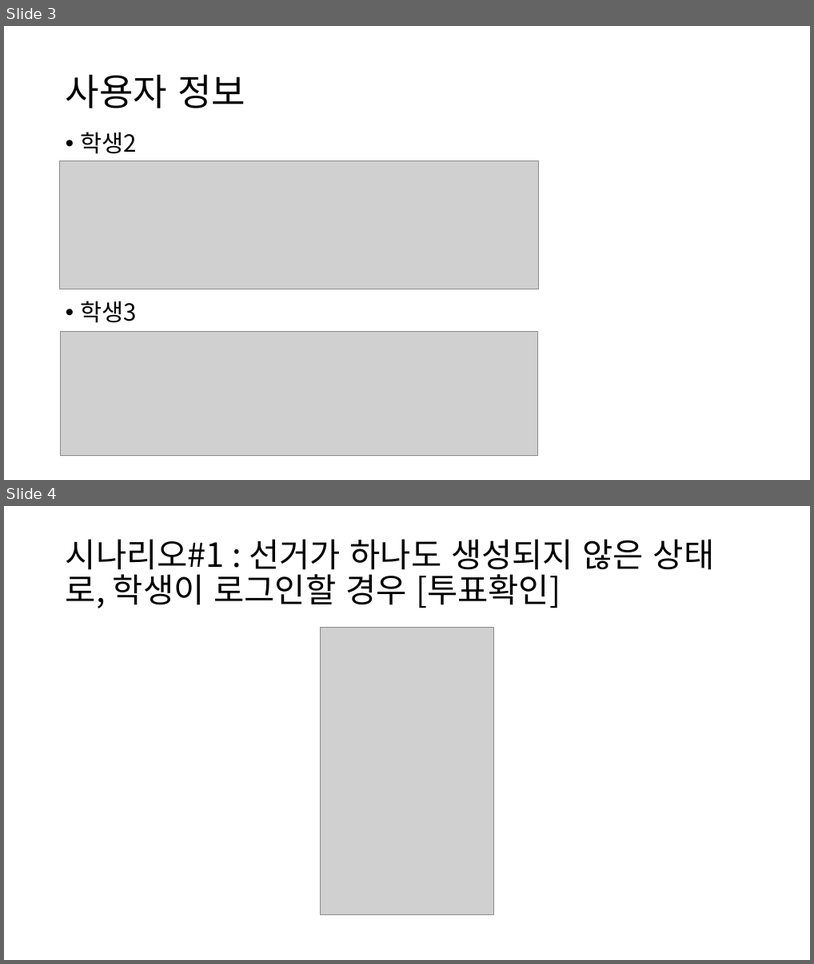
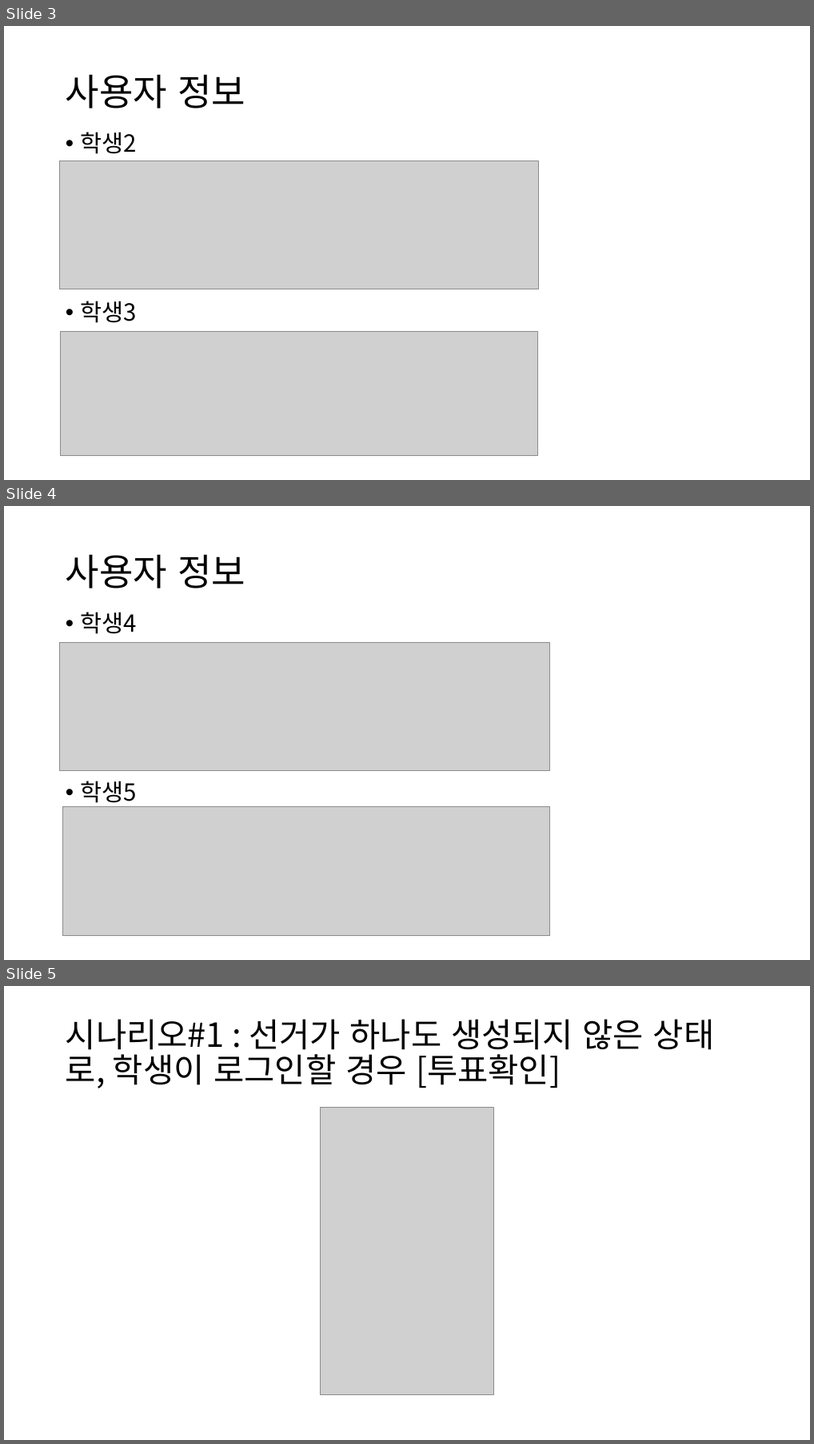
Before and after one commit to BL-UCKSS/evote-project, a slide deck: Document/Testcase/Testcase #1.pptx. Shown one above the other, each under a label of ours: slides 3 and 4 before the commit, slides 3, 4 and 5 after it. The pictures are 814x964 and 814x1444 pixels, drawn with LibreOffice and Linux fonts; fonts in the diff are those of the drawing; grey boxes stand for pictures. Boxes give left, top, right and bottom in pixels: in the first picture for what was removed or moved away, otherwise in the second. Text is boxed around its words. In the diff, an @@ line names an element or a change of style, - is before the commit and + after.

```diff
--- a/Document/Testcase/Testcase #1.pptx
+++ b/Document/Testcase/Testcase #1.pptx
@@ slide 4 added at box(4, 506, 810, 960), background #FFFFFF @@
@@ title added at box(66, 554, 246, 588), 44 pt, text #000000 @@
+사용자 정보
@@ text added at box(81, 612, 137, 808), 28 pt, text #000000 @@
+• 학생4
+• 학생5
@@ picture added at box(60, 642, 550, 770) @@
@@ picture added at box(62, 807, 550, 936) @@
@@ what was slide 4 is now slide 5 @@
```
Also in this commit, not shown: 4 slides changed, 4 other slides added.
